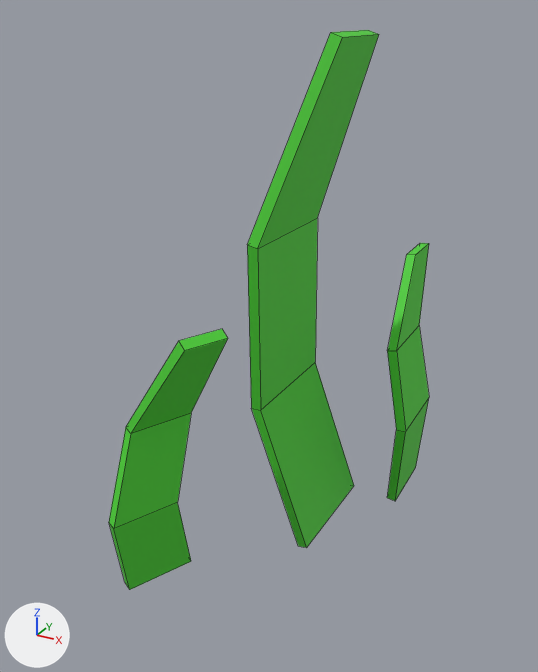
An edit to the FBX model Assets/Art/Hoang/mesh/Grass_1.fbx, drawn before and after from the same camera.
Before and after are seen from a 50 mm camera at (0.329, -0.678, 0.563) aimed at (-0.031, -0.022, 0.235). The axes (+X, +Y, +Z) are drawn at lower left. The lights are the same throughout. The older version comes first. Mesh edges are drawn as thin lines. Where no turn or scale is listed for an object, it has been applied to the vertices.

Names of what the first picture shows: 'Grass_1'.
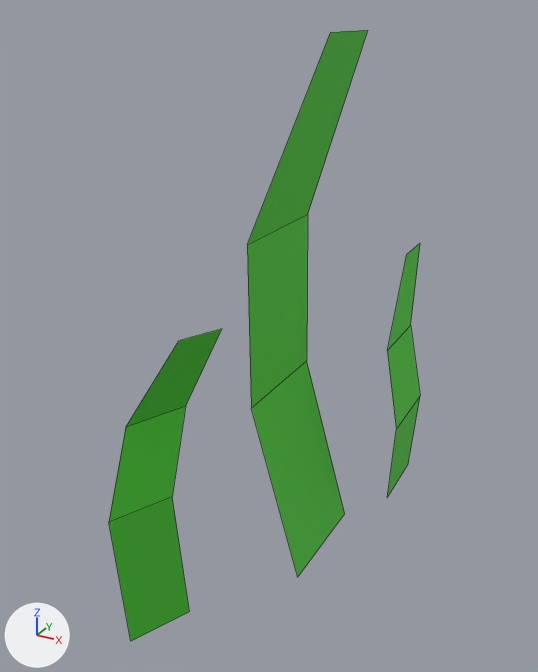
Where the newer file only moved an object's origin or applied its transform, the numbers keep the older frame.

Location of each change, [x1, y1, x2, y2] in pixels of the pictures (538 x 672 px):
'Grass_1', reshaped (9% taller)
    before: [109, 30, 429, 590]
    after: [109, 30, 420, 641]
part 1 of me_plane_000, cut back
    before: [109, 30, 429, 590]
    after: [109, 361, 345, 641]

Edits to the bpy script that builds the scene:
```text
Change me_plane_000:
    used by ob_grass_1; location = (0.0, 0.0, 0.0)
    remove me_plane_000.from_pydata(...)  # 48 vertices, 42 faces; spans x -0.116..0.108, y -0.226..0.202, z -0.014..0.546
    add me_plane_000.from_pydata(...)  # 24 vertices, 9 faces; spans x -0.116..0.097, y -0.221..0.202, z -0.096..0.546
    me_plane_000 part 1
    28 vertices are removed from x -0.116..0.108, y -0.226..0.202, z -0.014..0.542
    35 faces are deleted
    4 vertices are added at (0.022, -0.047, -0.059), (0.022, 0.094, -0.059), (-0.083, -0.124, -0.096), (-0.116, -0.194, -0.096)
    2 new faces join them
```
